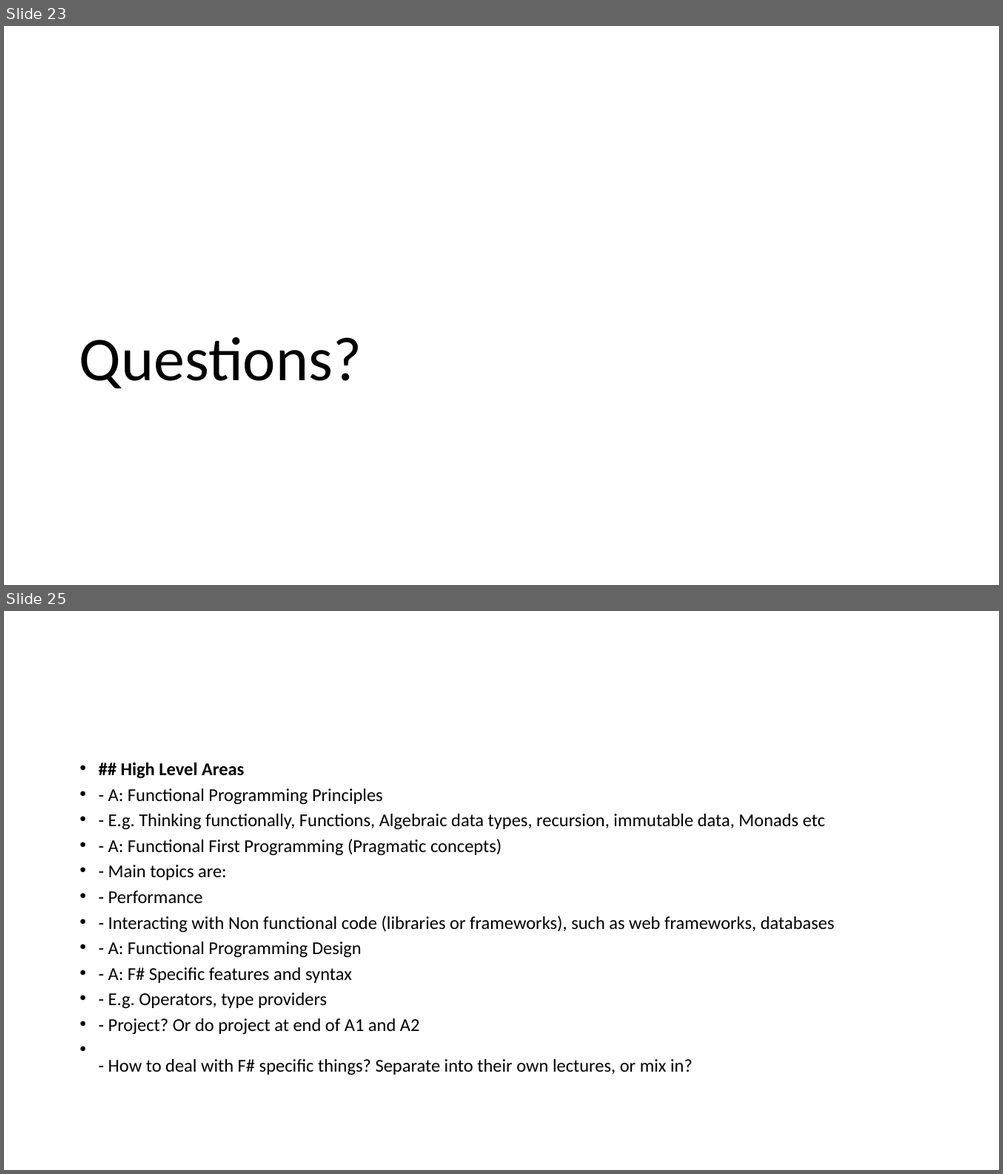
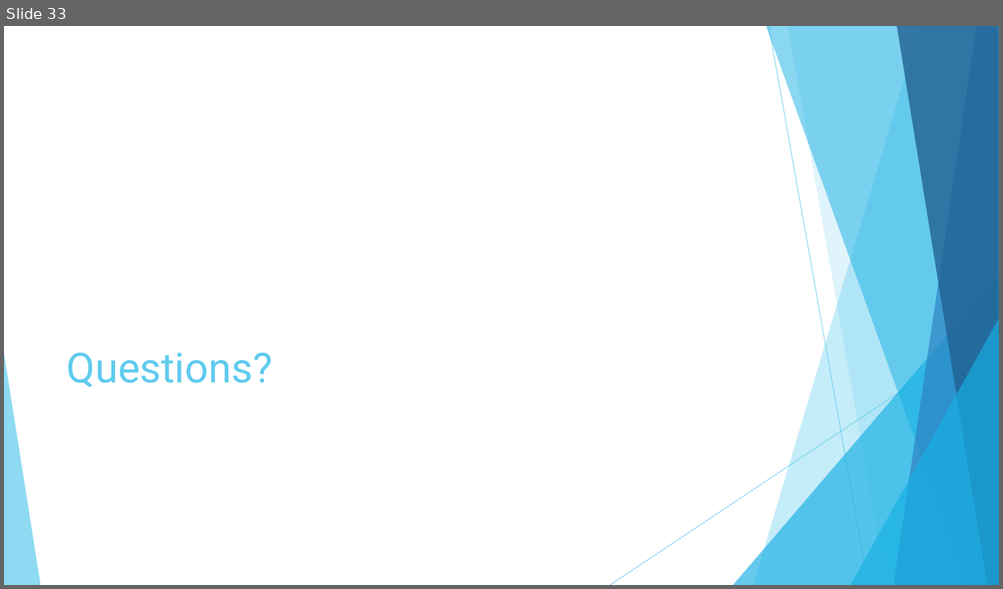
Before and after one commit to j1ebbinflow/FuncCourse, a slide deck: Topics/00 - Start the Func/Functional First Programming with F#.pptx. Shown one above the other, each under a label of ours: slides 23 and 25 before the commit, slide 33 after it; the slides between them are not shown. The pictures are 1003x1174 and 1003x589 pixels, drawn with LibreOffice and Linux fonts; fonts in the diff are those of the drawing. Boxes give left, top, right and bottom in pixels: in the first picture for what was removed or moved away, otherwise in the second. Text is boxed around its words. In the diff, an @@ line names an element or a change of style, - is before the commit and + after.

Commit message:
Completed draft of topic 00

```diff
--- a/Topics/00 - Start the Func/Functional First Programming with F#.pptx
+++ b/Topics/00 - Start the Func/Functional First Programming with F#.pptx
@@ slide 25 removed at <box>4,611,999,1170</box>, background #FFFFFF @@
@@ text removed at <box>108,762,834,1076</box> @@
-• ## High Level Areas
-• - A: Functional Programming Principles
-• - E.g. Thinking functionally, Functions, Algebraic data types, recursion, immutable data, Monads etc
-• - A: Functional First Programming (Pragmatic concepts)
-• - Main topics are:
-• - Performance
-• - Interacting with Non functional code (libraries or frameworks), such as web frameworks, databases
-• - A: Functional Programming Design
-• - A: F# Specific features and syntax
-• - E.g. Operators, type providers
-• - Project? Or do project at end of A1 and A2
-• - How to deal with F# specific things? Separate into their own lectures, or mix in?
@@ what was slide 23 is now slide 33 @@
@@ slide 33 changed as well @@
@@ title "Questions?": place and size @@
-title "Questions?" at <box>79,338,361,389</box>
+title "Questions?" at <box>67,352,273,388</box>
@@ title "Questions?" at <box>67,352,273,388</box>: size 60 to 40 pt, font Calibri to Roboto, text colour #000000 to #5FCBEF; line spacing 0.9 to 1 @@
@@ group added at <box>4,26,999,585</box>: 5 freeform shapes, 3 triangles, 2 lines @@
```
Also in this commit, not shown: 19 other slides changed, 13 slides added, 4 other slides removed.
